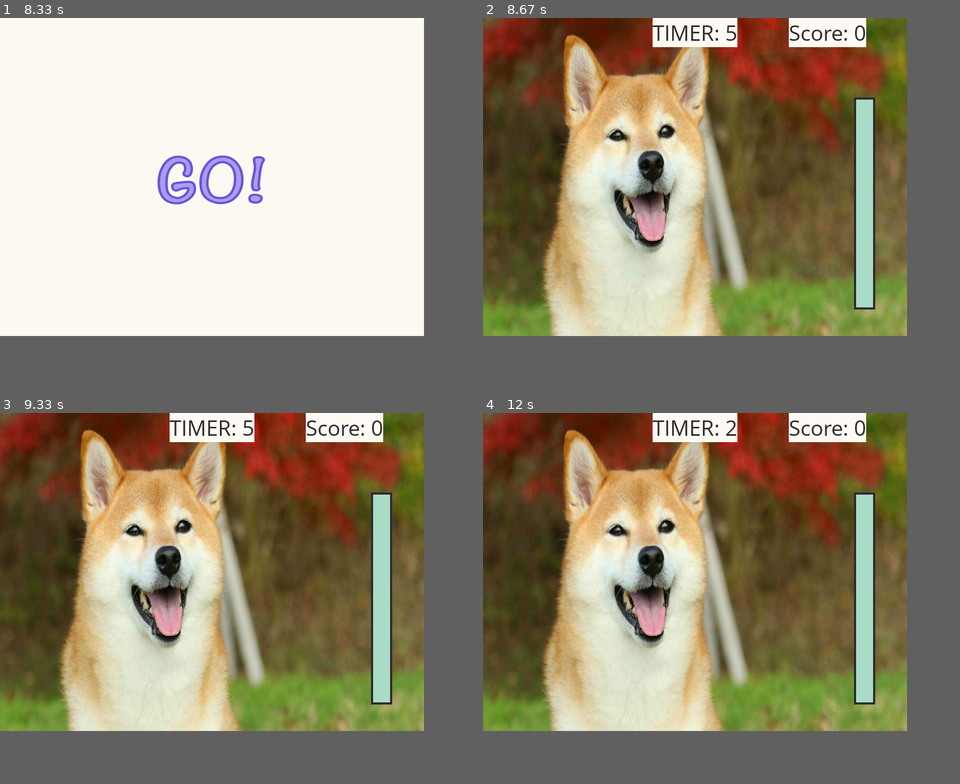
Above: before the commit, frames 1-4 (two rows, left to right).
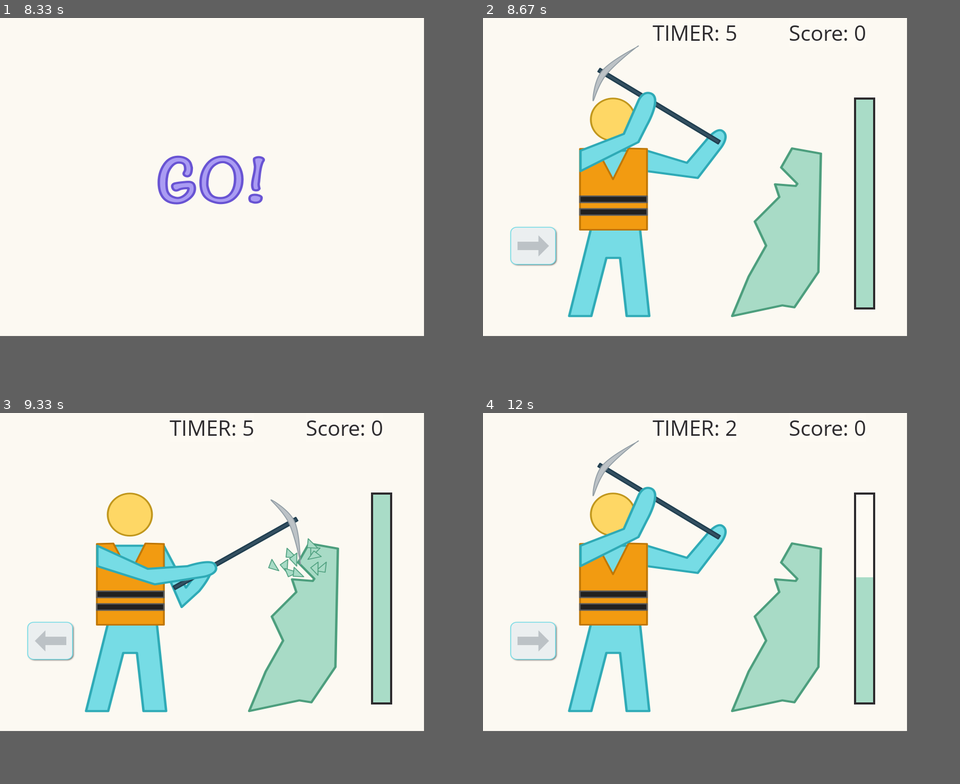
Above: after the commit, the same moments.

Repository: jwl-7/Stick-Bop
Game: pygame game, started from stick-bop.py
The game is run twice, just before and just after one commit, with the same random seed, the same clock (stepped at 60 frames per second) and the same inputs.
Inputs:
- Up to frame 1 (8.33 s): tap Enter at 0.33, 3.9, 5.57 s; hold Left 3.4-3.87 s; tap - at 4.23 s
- Up to frame 2 (8.67 s): no input
- Up to frame 3 (9.33 s): hold Right from 9.2 s (still down)
- Up to frame 4 (12 s): release Right at 9.67 s; hold Left 10.2-10.73 s; hold Right 11.2-11.83 s; hold Left from 11.87 s (still down)

Frame 1 is identical in both runs. In frame 2, 71% of the frame differs, in the area x 0-89%, y 0-86%; in frame 3, 71%; in frame 4, 72%.

Commit message:
added new line after docstrings

Diff:
--- a/stick-bop.py
+++ b/stick-bop.py
@@ -41,6 +41,7 @@
 
 def game_init():
     """Initialize Pygame and mixer module."""
+
     global SCREEN_MAX_WIDTH
     global SCREEN_MAX_HEIGHT
 
@@ -55,6 +56,7 @@
 
 def draw_text(surface, color, text, size, x, y):
     """Draw text in rectangle to surface."""
+
     game_font = pygame.font.Font(path.join(FONT_DIR, 'OpenSans-Regular.ttf'), size)
     text_surface = game_font.render(text, True, color)
     text_rect = text_surface.get_rect()
@@ -63,6 +65,7 @@
 
 def clear_text(surface, color, text, size, x, y):
     """Cover text with solid rectangle to surface."""
+
     game_font = pygame.font.Font(path.join(FONT_DIR, 'OpenSans-Regular.ttf'), size)
     text_surface = game_font.render(text, True, color)
     text_rect = text_surface.get_rect()
@@ -71,6 +74,7 @@
 
 def draw_progress_bar(surface, x, y, progress):
     """Draw a colored progress bar with outline to surface."""
+
     BAR_LENGTH = 40
     BAR_HEIGHT = 400
 
@@ -85,6 +89,7 @@
 
 def game_menu():
     """Display start menu."""
+
     global SCREEN_WIDTH
     global SCREEN_HEIGHT
 
@@ -132,6 +137,7 @@
 
 def game_ready():
     """Display ready, set, GO! message with sound."""
+
     size = SCREEN_WIDTH, SCREEN_HEIGHT
     screen = pygame.display.get_surface()
 
@@ -159,6 +165,7 @@
 
 def task_concrete():
     """Start and display concrete work task."""
+
     size = SCREEN_WIDTH, SCREEN_HEIGHT
     screen = pygame.display.get_surface()
     clock = pygame.time.Clock()
@@ -211,6 +218,7 @@
 
 def task_mining():
     """Start and display mining work task."""
+
     size = SCREEN_WIDTH, SCREEN_HEIGHT
     screen = pygame.display.get_surface()
     clock = pygame.time.Clock()
@@ -275,8 +283,10 @@
 
         pygame.display.update()
 
+'''
 def task_logging():
     """Start and display wood work task"""
+
     size = SCREEN_WIDTH, SCREEN_HEIGHT
     screen = pygame.display.get_surface()
     clock = pygame.time.Clock()
@@ -327,6 +337,7 @@
 
 def task_shoveling():
     """Start and display shovel work task"""
+
     size = SCREEN_WIDTH, SCREEN_HEIGHT
     screen = pygame.display.get_surface()
     clock = pygame.time.Clock()
@@ -374,8 +385,11 @@
             return False
 
         pygame.display.update()
+'''
+
 def game_end():
     """Display game over message and final score."""
+
     size = SCREEN_WIDTH, SCREEN_HEIGHT
     screen = pygame.display.get_surface()
 
@@ -409,6 +423,7 @@
 
 def game_win():
     """Display winner image and message."""
+
     size = SCREEN_WIDTH, SCREEN_HEIGHT
     screen = pygame.display.get_surface()
 
@@ -440,6 +455,7 @@
 
 def main():
     """Initialize game and run main game loop."""
+
     game_init()
     clock = pygame.time.Clock()
 
@@ -468,10 +484,12 @@
                 task_completed = task_concrete()
             elif task == 'mining':
                 task_completed = task_mining()
+            '''
             elif task == 'logging':
                 task_completed = task_logging()
             elif task == 'shoveling':
                 task_completed = task_shoveling()
+            '''
         elif not task_completed:
             game_end()
 
